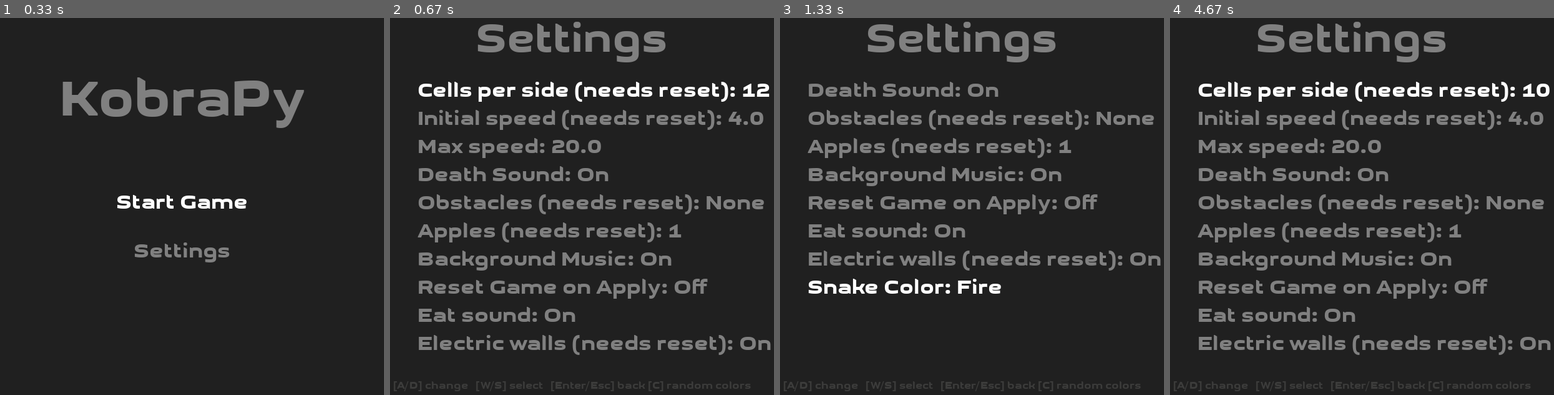
Above: before the commit, frames 1-4 (left to right).
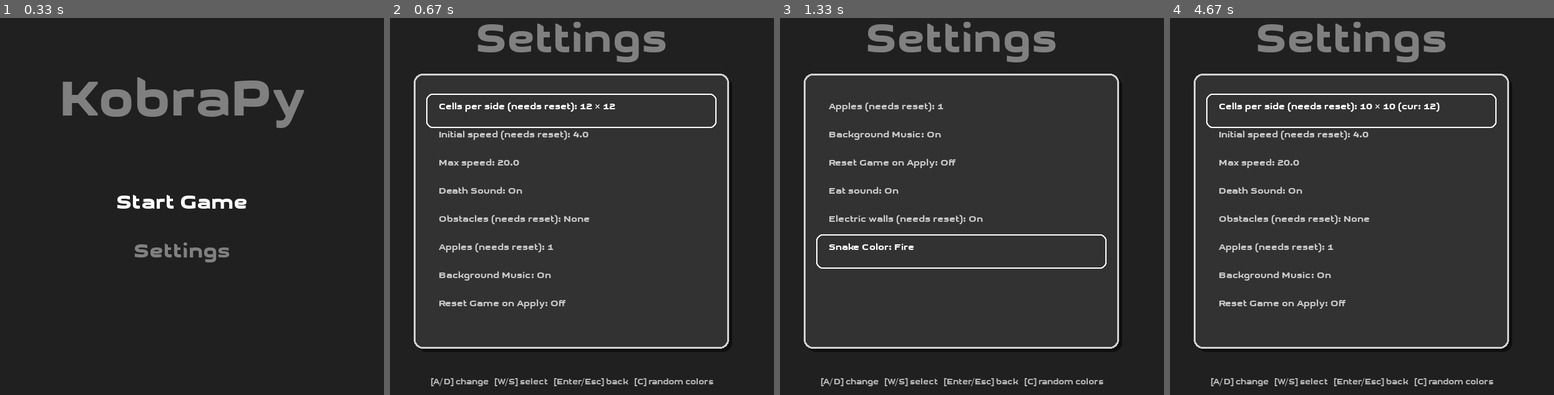
Above: after the commit, the same moments.

Repository: fossguild/naja
Game: pygame game, started from kobra.py
Two runs of this game, one before a commit and one after it. Both use one fixed random seed, a clock stepped at 60 frames per second and the inputs below.
Inputs:
- Up to frame 1 (0.33 s): no input
- Up to frame 2 (0.67 s): tap M at 0.33 s
- Up to frame 3 (1.33 s): hold Up 0.67-1.13 s; tap Space at 0.73, 1.03, 1.23 s; hold Right from 1.17 s (still down)
- Up to frame 4 (4.67 s): tap Space at 1.53, 1.73, 2.03, 2.3, 2.63, 2.93, 3.07, 3.47, 3.77, 4.13, 4.53 s; release Right at 1.63 s; hold Left 1.67-2.2 s; hold Down 2.23-2.53 s; hold Left 2.57-2.97 s; hold Up 3-3.37 s; hold Right 3.4-4.03 s; hold Down 4.07-4.43 s; hold Left from 4.47 s (still down)

Frame 1 is identical in both runs. In frame 2, 17% of the frame differs, in the area x 1-100%, y 14-100%; in frame 3, 13%; in frame 4, 17%.

Commit message:
Improves settings menu visualization

Diff:
--- a/kobra.py
+++ b/kobra.py
@@ -55,50 +55,83 @@
 def _draw_settings_menu(
     state: GameState, assets: GameAssets, settings: GameSettings, selected_index: int
 ) -> None:
-    """Draw the settings menu screen.
-
-    Args:
-        state: GameState instance
-        assets: GameAssets instance
-        settings: GameSettings instance
-        selected_index: Currently selected menu item index
-    """
+    """Draw the settings menu screen (with auto font scaling)."""
     state.arena.fill(ARENA_COLOR)
 
+    # Title
     title = assets.render_custom("Settings", MESSAGE_COLOR, int(state.width / 10))
     title_rect = title.get_rect(center=(state.width / 2, state.height / 10))
     state.arena.blit(title, title_rect)
 
-    # Spacing and scroll parameters
-    visible_rows = int(state.height * 0.75 // (state.height * 0.07))
+    # Background panel
+    panel_width = int(state.width * 0.78)
+    panel_height = int(state.height * 0.68)
+    panel_x = (state.width - panel_width) // 2
+    panel_y = int(state.height * 0.18)
+    panel_rect = pygame.Rect(panel_x, panel_y, panel_width, panel_height)
+
+    # Shadows and borders
+    shadow_rect = panel_rect.copy().move(5, 5)
+    pygame.draw.rect(state.arena, (15, 15, 15), shadow_rect, border_radius=14)
+    pygame.draw.rect(state.arena, (50, 50, 50), panel_rect, border_radius=14)
+    pygame.draw.rect(state.arena, (210, 210, 210), panel_rect, 3, border_radius=14)
+
+    padding_x = 40
+    padding_y = int(panel_y + state.height * 0.06)
+    row_h = int(state.height * 0.07)
+    visible_rows = int((panel_height - state.height * 0.1) // row_h)
     top_index = max(0, selected_index - visible_rows + 3)
-    padding_y = int(state.height * 0.20)
-    row_h = int(state.height * 0.07)
-
-    # Draw visible rows
+
     for draw_i, field_i in enumerate(range(top_index, len(settings.MENU_FIELDS))):
         if draw_i >= visible_rows:
             break
+
         f = settings.MENU_FIELDS[field_i]
         val = settings.get(f["key"])
         formatted_val = settings.format_setting_value(
             f, val, state.width, state.grid_size
         )
-        text = assets.render_small(
-            f"{f['label']}: {formatted_val}",
-            SCORE_COLOR if field_i == selected_index else MESSAGE_COLOR,
-        )
-        rect = text.get_rect()
-        rect.left = int(state.width * 0.12)
-        rect.top = padding_y + draw_i * row_h
-        state.arena.blit(text, rect)
-
-    # Hint footer (smaller)
-    hint_text = "[A/D] change   [W/S] select   [Enter/Esc] back [C] random colors"
-    hint = assets.render_custom(hint_text, GRID_COLOR, int(state.width / 40))
-    state.arena.blit(hint, hint.get_rect(center=(state.width / 2, state.height * 0.95)))
+
+
+        label_text = f"{f['label']}: {formatted_val}"
+
+        max_text_width = panel_width - 2 * padding_x
+        font_size = int(state.width / 45)
+
+
+        while True:
+            text_surface = assets.render_custom(label_text, (255, 255, 255), font_size)
+            if text_surface.get_width() <= max_text_width or font_size < 10:
+                break
+            font_size -= 1
+
+
+        if field_i == selected_index:
+            highlight_rect = pygame.Rect(
+                panel_x + 20,
+                padding_y + draw_i * row_h - 6,
+                panel_width - 40,
+                row_h + 10,
+            )
+
+            pygame.draw.rect(state.arena, (255, 255, 255), highlight_rect, 2, border_radius=10)
+
+
+        text_color = (255, 255, 255) if field_i == selected_index else (200, 200, 200)
+        text_surface = assets.render_custom(label_text, text_color, font_size)
+        text_rect = text_surface.get_rect()
+        text_rect.left = panel_x + padding_x
+        text_rect.centery = padding_y + draw_i * row_h + row_h // 3
+        state.arena.blit(text_surface, text_rect)
+
+    # Hint footer
+    hint_text = "[A/D] change   [W/S] select   [Enter/Esc] back   [C] random colors"
+    hint = assets.render_custom(hint_text, (180, 180, 180), int(state.width / 48))
+    hint_rect = hint.get_rect(center=(state.width / 2, state.height * 0.94))
+    state.arena.blit(hint, hint_rect)
 
     pygame.display.update()
+
 
 
 def run_settings_menu(
